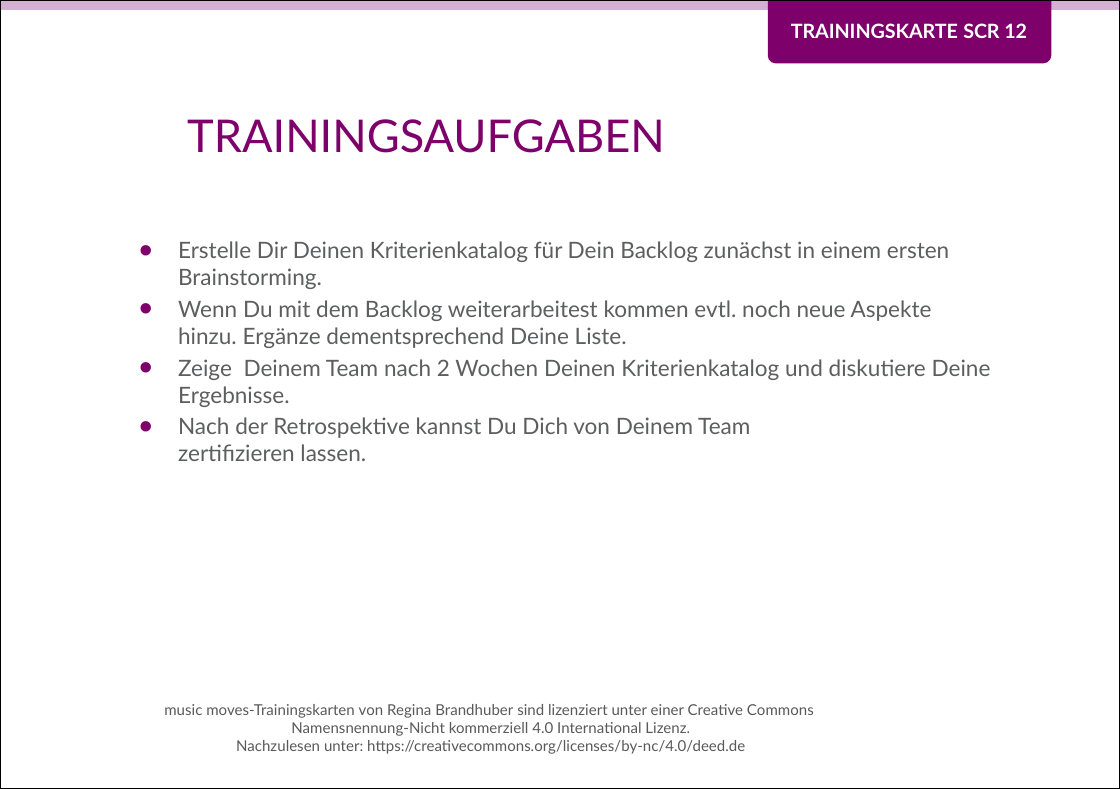
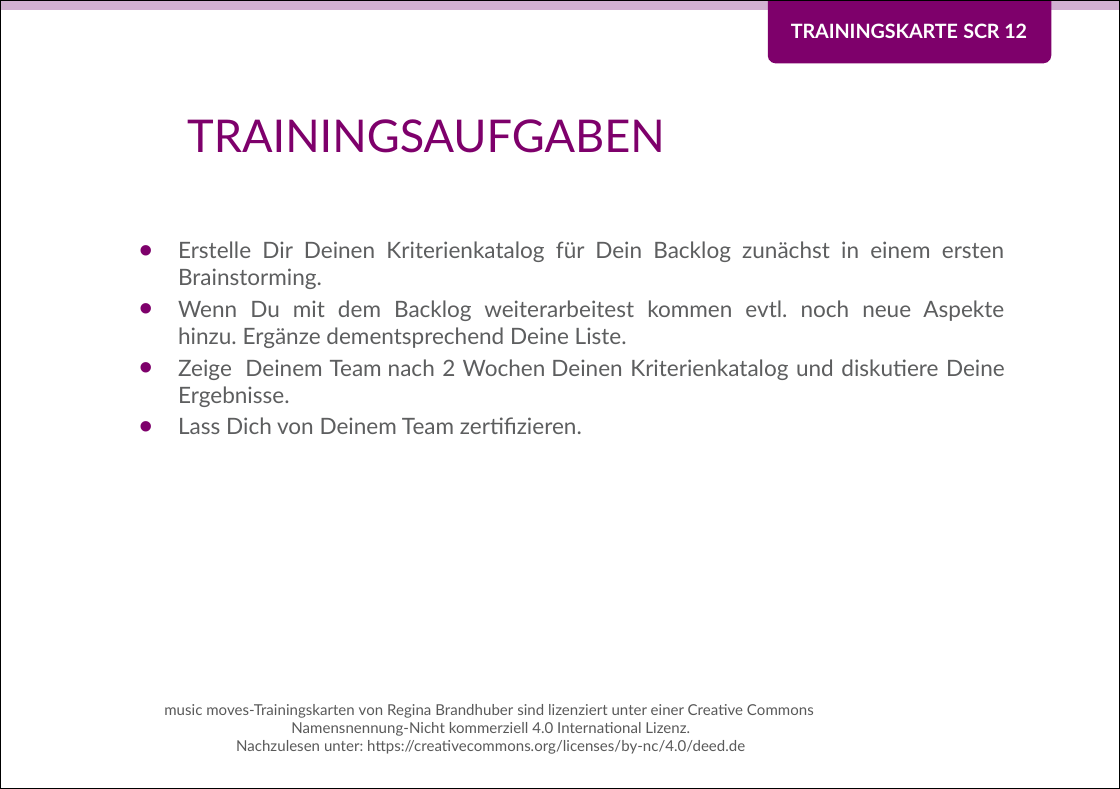
Before and after one commit to Teamtool/training-materials, a slide deck: slide 2 of training-cards/music moves/Scrum (SCR)/ger/apprentice/ger_SCR_12_Kriterienkatalog_MM_A.pptx. Drawn at 1120x789 pixels with LibreOffice and Linux fonts; fonts in the diff are those of the drawing; background and template pictures are left out. Boxes give left, top, right and bottom in pixels: in the first picture for what was removed or moved away, otherwise in the second. Text is boxed around its words. In the diff, an @@ line names an element or a change of style, - is before the commit and + after.

```diff
--- a/training-cards/music moves/Scrum (SCR)/ger/apprentice/ger_SCR_12_Kriterienkatalog_MM_A.pptx
+++ b/training-cards/music moves/Scrum (SCR)/ger/apprentice/ger_SCR_12_Kriterienkatalog_MM_A.pptx
@@ text at (x1=178, y1=241, x2=1005, y2=407): alignment left to justified @@
@@ text at (x1=178, y1=417, x2=582, y2=434): text changed @@
-• Nach der Retrospektive kannst Du Dich von Deinem Team
-  zertifizieren lassen.
+• Lass Dich von Deinem Team zertifizieren.
```
Also in this commit, not shown: 1 other slide changed, 7 other files.
